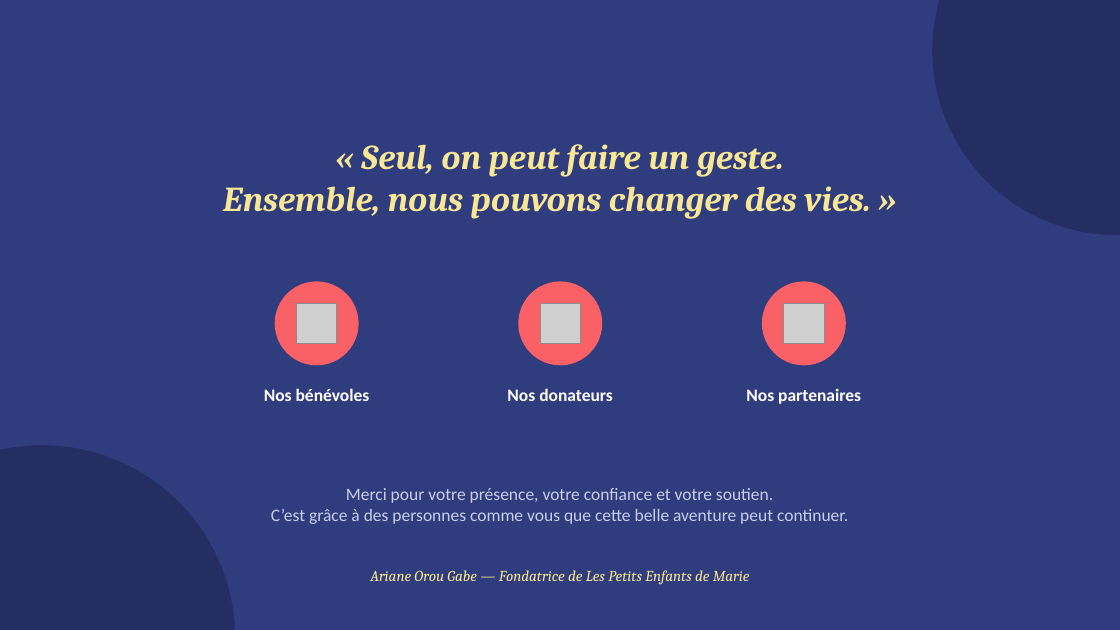
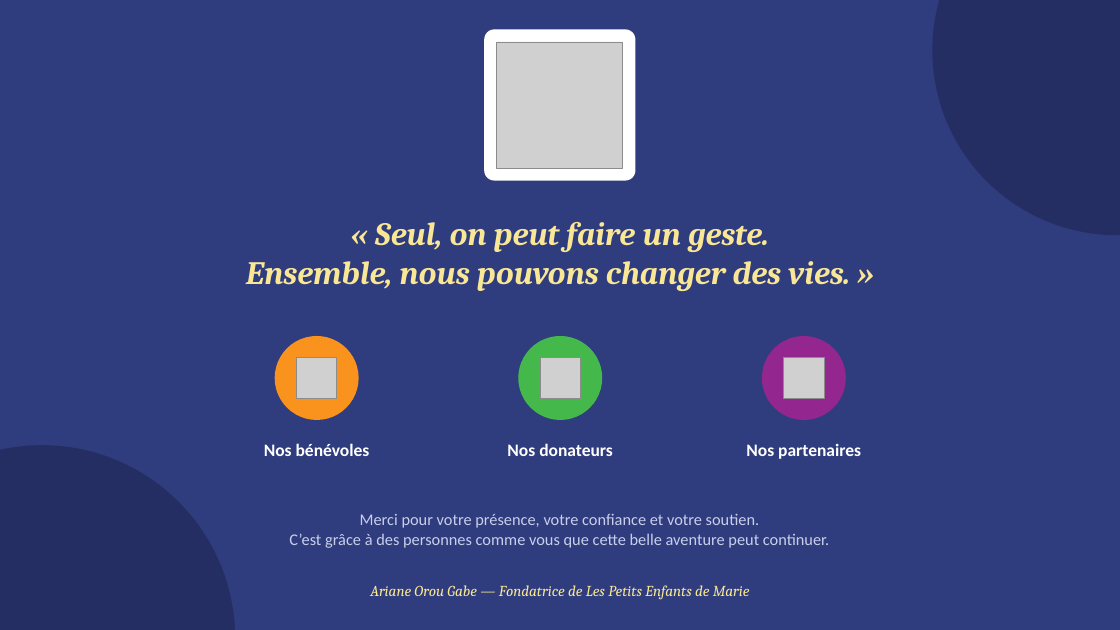
Before and after one commit to htleclerc/docs, a slide deck: slide 9 of presentation-les-petits-enfants-de-marie.pptx (slide 8 before the commit). Drawn at 1120x630 pixels with LibreOffice and Linux fonts; fonts in the diff are those of the drawing; grey boxes stand for pictures. Boxes give left, top, right and bottom in pixels: in the first picture for what was removed or moved away, otherwise in the second. Text is boxed around its words. In the diff, an @@ line names an element or a change of style, - is before the commit and + after.

```diff
--- a/presentation-les-petits-enfants-de-marie.pptx
+++ b/presentation-les-petits-enfants-de-marie.pptx
@@ rounded rectangle added at [484, 29, 635, 181], fill #FFFFFF @@
@@ picture added at [497, 42, 623, 168] @@
@@ text "« Seul, on peut faire ...": place and size @@
-text "« Seul, on peut faire ..." at [223, 144, 870, 219]
+text "« Seul, on peut faire ..." at [246, 222, 850, 291]
@@ text "« Seul, on peut faire ..." at [246, 222, 850, 291]: size 30 to 28 pt @@
@@ ellipse at [275, 336, 359, 420]: fill #F96167 to #F9931D @@
@@ ellipse at [518, 336, 602, 420]: fill #F96167 to #45B84B @@
@@ 3 pictures, 3 texts, 3 ellipses: place and size @@
-3 pictures, 3 texts, 3 ellipses at [264, 281, 861, 404]
+3 pictures, 3 texts, 3 ellipses at [264, 336, 861, 459]
@@ ellipse at [762, 336, 846, 420]: fill #F96167 to #94268F @@
@@ text "Merci pour votre présence, votre ...": place and size @@
-text "Merci pour votre présence, votre ..." at [271, 488, 848, 524]
+text "Merci pour votre présence, votre ..." at [289, 514, 829, 548]
@@ text "Merci pour votre présence, votre ..." at [289, 514, 829, 548]: size 15 to 14 pt @@
@@ text "Ariane Orou Gabe — Fondatrice ...": place and size @@
-text "Ariane Orou Gabe — Fondatrice ..." at [370, 570, 750, 585]
+text "Ariane Orou Gabe — Fondatrice ..." at [370, 585, 750, 600]
```
Also in this commit, not shown: 7 other slides changed, 1 slide added, 1 other file.
